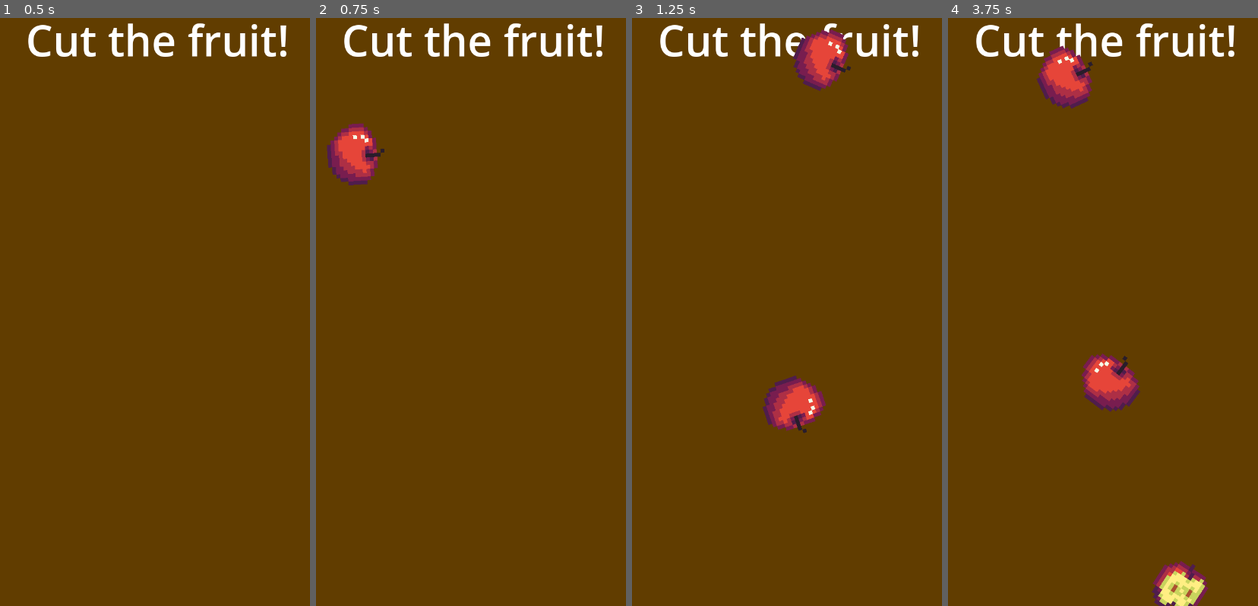
Above: before the commit, frames 1-4 (left to right).
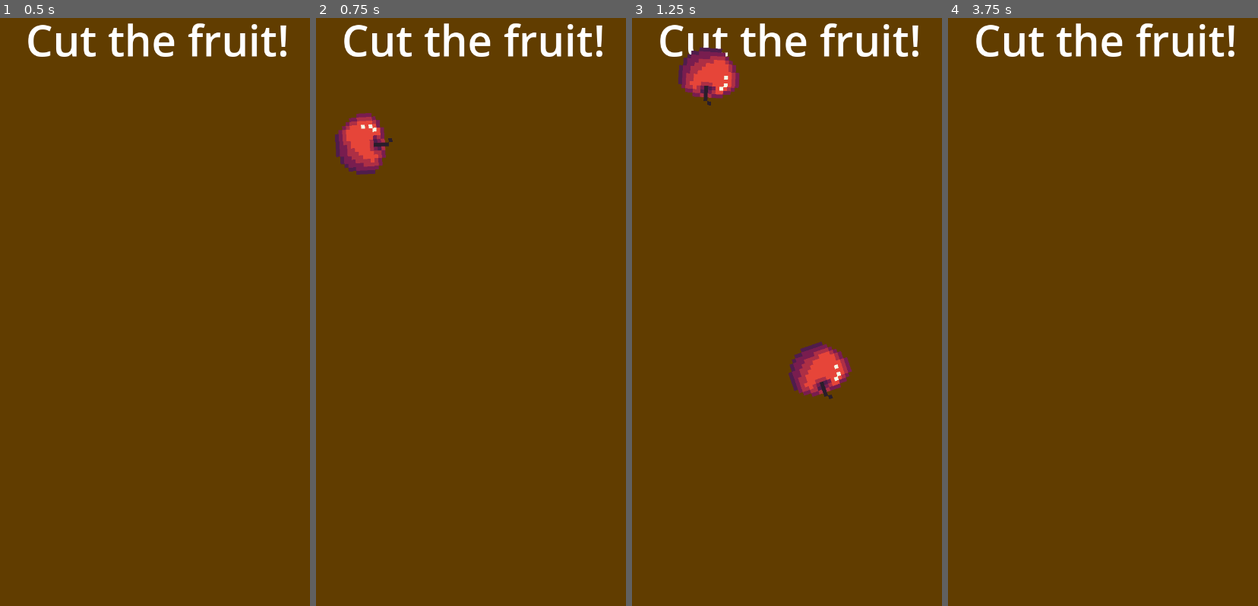
Above: after the commit, the same moments.

Repository: codemonsters/macaronigate
Game: Godot game, scene res://minigames/frutas/main.tscn
Same seed, same stepped clock (60 frames per second), same inputs: the game is played once before the commit and once after it. This scene is started directly instead of the project's main scene.
Inputs (mouse positions are in pixels of both pictures, inside the frame that each line leads up to):
- Up to frame 1 (0.5 s): no input
- Up to frame 2 (0.75 s): tap Enter at 0.5 s; move the mouse to (548, 270) at 0.52 s; hold Right (ui_right) from 0.53 s (still down); click (548, 270) at 0.67 s
- Up to frame 3 (1.25 s): keep holding Right (ui_right)
- Up to frame 4 (3.75 s): move the mouse to (1115, 417) at 1.27 s; release Right (ui_right) at 1.28 s; hold Down (ui_down) 1.28-2.03 s; click (1115, 417) at 1.42 s; move the mouse to (1084, 382) at 2.02 s; hold Right (ui_right) 2.03-2.78 s; click (1084, 382) at 2.17 s; move the mouse to (1093, 359) at 2.77 s; hold Up (ui_up) 2.78-3.53 s; click (1093, 359) at 2.92 s; move the mouse to (1146, 447) at 3.52 s; hold Left (ui_left) from 3.53 s (still down); click (1146, 447) at 3.67 s

Frame 1 is identical in both runs. In frame 2, 1.5% of the frame differs, in the area x 3-25%, y 16-29%; in frame 3, 5.1%, in the area x 14-72%, y 1-71%; in frame 4, 3.7%.

Commit message:
Mejor que antes

Diff:
--- a/src/minigames/frutas/fruta.gd
+++ b/src/minigames/frutas/fruta.gd
@@ -22,3 +22,7 @@
 
 #func _on_mouse_exited():
 #	print("Mouse exited")
+
+
+func _on_body_entered(body):
+	print(body)
--- a/src/minigames/frutas/fruta.tscn
+++ b/src/minigames/frutas/fruta.tscn
@@ -32,6 +32,7 @@
 input_pickable = true
 mass = 0.3
 gravity_scale = 0.7
+contact_monitor = true
 script = ExtResource("1_i7gur")
 
 [node name="AnimatedSprite2D" type="AnimatedSprite2D" parent="."]
@@ -44,4 +45,5 @@
 position = Vector2(0, 4)
 shape = SubResource("CircleShape2D_gx7bt")
 
+[connection signal="body_entered" from="." to="." method="_on_body_entered"]
 [connection signal="mouse_entered" from="." to="." method="_on_mouse_entered"]
--- a/src/minigames/frutas/main.gd
+++ b/src/minigames/frutas/main.gd
@@ -1,12 +1,15 @@
 extends Node2D
+signal game_over
 
 # Juan https://ninjikin.itch.io/fruit
 
 @export var fruta_scene: PackedScene
+var fruta_num = 0
 
 # Called when the node enters the scene tree for the first time.
 func _ready():
 	$FrutaTimer.start()
+
 
 # Called every frame. 'delta' is the elapsed time since the previous frame.
 func _process(delta):
@@ -21,15 +24,43 @@
 	fruta.rotation = randf_range(-PI / 4, PI / 4)
 	fruta.angular_velocity = randf_range(-50, 50)
 
-	var velocity_x = (720 / 2 - fruta_spawn_location.position.x) * 1.5
+	var velocity_x = (720 / 2 - fruta_spawn_location.position.x) * randf_range(0.7, 1.8)
 	var velocity_y = randf_range(500, 800)
 	fruta.linear_velocity = Vector2(velocity_x, velocity_y)
 
 	add_child(fruta)
+	fruta.add_to_group("needDelete")
 	# print("fruta")
+
+#	fruta_num += 1
+#	if (fruta_num >= 20):
+#		$FrutaTimer.stop()
 
 #func _input(event):
 #	if event is InputEventMouseButton:
 #		if event.is_pressed():
 #			if event.position
 #			print("Object clicked")
+#func _physics_process(delta):
+#	# get the Physics2DDirectSpaceState object
+#	var space = get_world_2d().direct_space_state
+#	# Get the mouse's position
+#	var mousePos = get_viewport().get_mouse_position()
+#	# Check if there is a collision at the mouse position
+#	var query = PhysicsPointQueryParameters2D.new()
+#	query.position = mousePos
+#
+#	if space.intersect_point(query, 1):
+#		print("hit something")
+#	else:
+#		print("no hit")
+
+func _on_killbox_body_entered(body):
+	game_over.emit()
+	$FrutaTimer.stop()
+
+	for obj in get_children():
+		if obj.is_in_group("needDelete"):
+			remove_child(obj)
+			obj.remove_from_group("needDelete")
+			obj.queue_free()
--- a/src/minigames/frutas/main.tscn
+++ b/src/minigames/frutas/main.tscn
@@ -9,19 +9,19 @@
 }
 point_count = 4
 
+[sub_resource type="SegmentShape2D" id="SegmentShape2D_8w6no"]
+b = Vector2(-720, 2.08165e-12)
+
+[sub_resource type="SegmentShape2D" id="SegmentShape2D_33t3u"]
+a = Vector2(-120, 0)
+b = Vector2(840, 0)
+
+[sub_resource type="SegmentShape2D" id="SegmentShape2D_u0r1r"]
+b = Vector2(-1400, 0)
+
 [sub_resource type="SegmentShape2D" id="SegmentShape2D_o0w5u"]
 a = Vector2(2.08165e-12, 2.08165e-12)
-b = Vector2(1280, 2.08165e-12)
-
-[sub_resource type="SegmentShape2D" id="SegmentShape2D_u0r1r"]
-b = Vector2(-1280, 2.08165e-12)
-
-[sub_resource type="SegmentShape2D" id="SegmentShape2D_33t3u"]
-a = Vector2(2.08165e-12, 2.08165e-12)
-b = Vector2(720, 2.08165e-12)
-
-[sub_resource type="SegmentShape2D" id="SegmentShape2D_8w6no"]
-b = Vector2(-720, 2.08165e-12)
+b = Vector2(1400, 0)
 
 [node name="Main" type="Node2D"]
 script = ExtResource("1_tld6u")
@@ -60,25 +60,6 @@
 
 [node name="Walls" type="StaticBody2D" parent="."]
 
-[node name="Left" type="CollisionShape2D" parent="Walls"]
-rotation = 1.5708
-shape = SubResource("SegmentShape2D_o0w5u")
-disabled = true
-one_way_collision = true
-
-[node name="Right" type="CollisionShape2D" parent="Walls"]
-position = Vector2(720, 2.08165e-12)
-rotation = -1.5708
-shape = SubResource("SegmentShape2D_u0r1r")
-disabled = true
-one_way_collision = true
-
-[node name="Down" type="CollisionShape2D" parent="Walls"]
-position = Vector2(2.08165e-12, 1280)
-shape = SubResource("SegmentShape2D_33t3u")
-disabled = true
-one_way_collision = true
-
 [node name="Up" type="CollisionShape2D" parent="Walls"]
 position = Vector2(2.08165e-12, 2.08165e-12)
 rotation = 3.14159
@@ -86,4 +67,21 @@
 disabled = true
 one_way_collision = true
 
+[node name="Killbox" type="Area2D" parent="."]
+
+[node name="Down" type="CollisionShape2D" parent="Killbox"]
+position = Vector2(0, 1400)
+shape = SubResource("SegmentShape2D_33t3u")
+
+[node name="Right" type="CollisionShape2D" parent="Killbox"]
+position = Vector2(840, 0)
+rotation = -1.5708
+shape = SubResource("SegmentShape2D_u0r1r")
+
+[node name="Left" type="CollisionShape2D" parent="Killbox"]
+position = Vector2(-120, 0)
+rotation = 1.5708
+shape = SubResource("SegmentShape2D_o0w5u")
+
 [connection signal="timeout" from="FrutaTimer" to="." method="_on_fruta_timer_timeout"]
+[connection signal="body_entered" from="Killbox" to="." method="_on_killbox_body_entered"]
